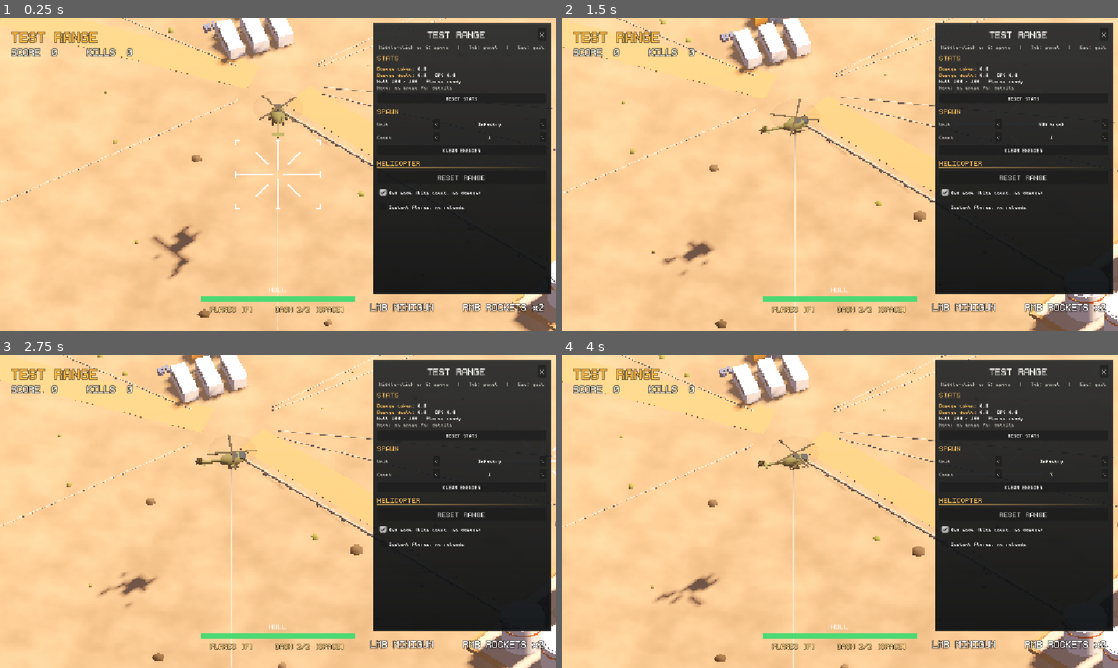
Above: before the commit, frames 1-4 (two rows, left to right).
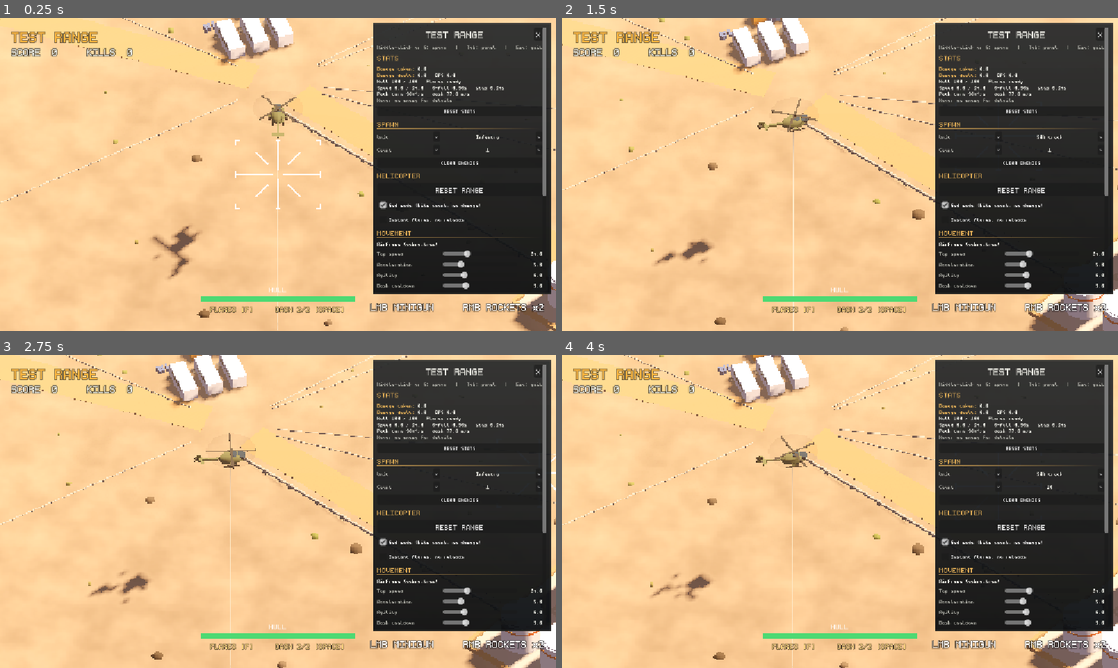
Above: after the commit, the same moments.

Repository: chronicallydev/CAS
Game: Godot game, scene res://features/test_range/test_range.tscn
Two runs of this game, one before a commit and one after it. Both use one fixed random seed, a clock stepped at 60 frames per second and the inputs below.
Inputs:
- Up to frame 1 (0.25 s): no input
- Up to frame 2 (1.5 s): click "RESET RANGE" at 0.5 s; click "<" at 1.25 s
- Up to frame 3 (2.75 s): click ">" at 2 s
- Up to frame 4 (4 s): click "<" at 2.75 s; click "<" at 3.5 s

The runs differ from the first frame. In frame 1, 3.0% of the frame differs, in the area x 67-99%, y 3-87%; in frame 2, 6.8%, in the area x 0-100%, y 0-100%; in frame 3, 6.2%; in frame 4, 6.8%.

Commit message:
Add live movement tuning sliders to the test range
- MOVEMENT section: 15 sliders for the airframe stats, handling and dash,
  applied to the helicopter live and kept across range resets
- RESET MOVEMENT restores the originals; COPY CHANGES puts the changed
  values on the clipboard, grouped by the file they belong in
- Stats show current speed, time to full speed, stopping time, path turn
  rate and dash speed

Diff:
--- a/features/test_range/test_range_context.gd
+++ b/features/test_range/test_range_context.gd
@@ -29,6 +29,11 @@
 ## Cheats, kept across rebuilds.
 var god_mode: bool = true
 var infinite_ammo: bool = false
+
+## Movement values tuned from the panel (helicopter property -> value),
+## kept across rebuilds, and what they were before any tuning.
+var movement_overrides: Dictionary = {}
+var movement_defaults: Dictionary = {}
 
 ## Stats since the last reset.
 var damage_taken_total: float = 0.0
@@ -79,6 +84,7 @@
 	mission.helicopter.damage_taken.connect(_on_damage_taken)
 	mission.guns.damage_dealt.connect(_on_damage_dealt)
 	apply_cheats()
+	apply_movement()
 	panel.refresh()
 
 
@@ -88,6 +94,37 @@
 	mission.helicopter.invulnerable = god_mode
 	mission.helicopter.infinite_flares = infinite_ammo
 	mission.guns.infinite_ammo = infinite_ammo
+
+
+# --- Movement tuning ---------------------------------------------------------
+
+## Puts the tuned movement values back on a freshly built helicopter.
+func apply_movement() -> void:
+	var heli := mission.helicopter
+	for property in movement_overrides:
+		heli.set(property, movement_overrides[property])
+	heli.dash_charges_left = mini(heli.dash_charges_left, heli.dash_charges)
+
+
+## Sets one movement value on the live helicopter, remembering the
+## original the first time it changes.
+func tune(property: String, value: float) -> void:
+	var heli := mission.helicopter
+	if not movement_defaults.has(property):
+		movement_defaults[property] = heli.get(property)
+	if heli.get(property) is int:
+		value = roundi(value)
+	movement_overrides[property] = value
+	heli.set(property, value)
+	heli.dash_charges_left = mini(heli.dash_charges_left, heli.dash_charges)
+
+
+## Undoes all tuning.
+func reset_movement() -> void:
+	for property in movement_defaults:
+		mission.helicopter.set(property, movement_defaults[property])
+	movement_overrides.clear()
+	movement_defaults.clear()
 
 
 func clear_enemies() -> void:
--- a/features/test_range/test_range_panel.gd
+++ b/features/test_range/test_range_panel.gd
@@ -6,6 +6,9 @@
 #                and DPS, and the enemy under the cursor
 #   SPAWN      - unit and count; middle-click or G drops them at the cursor
 #   HELICOPTER - reset the range, god mode, instant flares and no reloads
+#   MOVEMENT   - live sliders for the flight model and dash; kept across
+#                resets. COPY puts the changed values on the clipboard, to
+#                bake into cobra.tres / helicopter.gd.
 #
 # The X (or Tab) closes it; the PANEL button (or Tab) brings it back.
 
@@ -19,6 +22,33 @@
 var selected_unit: int = 0
 var spawn_count: int = 1
 const COUNTS := [1, 3, 5, 10]
+
+## The movement sliders: [property, label, min, max, step], grouped by
+## where the value lives. The airframe group comes from cobra.tres (the
+## mission copies it onto the helicopter); the rest are helicopter.gd exports.
+const MOVEMENT := [
+	["Airframe (cobra.tres)", [
+		["speed", "Top speed", 8.0, 60.0, 0.5],
+		["acceleration", "Acceleration", 1.0, 20.0, 0.1],
+		["turn_speed", "Agility", 1.0, 20.0, 0.1],
+		["dash_cooldown", "Dash cooldown", 0.2, 10.0, 0.1],
+	]],
+	["Handling (helicopter.gd)", [
+		["brake_ratio", "Stop time ratio", 0.1, 3.0, 0.05],
+		["path_turn_scale", "Path turn / agility", 10.0, 200.0, 1.0],
+		["reverse_angle", "Reverse angle", 60.0, 180.0, 1.0],
+		["turn_scale", "Nose turn / agility", 0.5, 10.0, 0.1],
+		["max_tilt_degrees", "Tilt", 0.0, 40.0, 0.5],
+		["thrust_lean", "Thrust lean", 0.0, 2.0, 0.05],
+	]],
+	["Dash (helicopter.gd)", [
+		["dash_distance", "Distance", 2.0, 40.0, 0.5],
+		["dash_time", "Duration", 0.05, 0.6, 0.01],
+		["dash_charges", "Charges", 1.0, 5.0, 1.0],
+		["dash_exit_speed", "Exit speed", 0.5, 2.0, 0.05],
+		["dash_carry", "Exit carry", 0.0, 1.0, 0.01],
+	]],
+]
 
 var range_context: TestRangeContext
 var panel: PanelContainer
@@ -109,6 +139,47 @@
 	return row
 
 
+# "Name  [----o----]  value". Calls `changed` with the new value; the name
+# turns gold once the value differs from `original`.
+func slider(name: String, value: float, original: float, min_value: float, max_value: float, step: float, changed: Callable) -> HBoxContainer:
+	var row := HBoxContainer.new()
+	row.add_theme_constant_override("separation", 6)
+	var name_label := label(name, 13, GOLD if not is_equal_approx(value, original) else MUTED)
+	name_label.custom_minimum_size = Vector2(130, 0)
+	row.add_child(name_label)
+
+	var bar := HSlider.new()
+	bar.min_value = min_value
+	bar.max_value = max_value
+	bar.step = step
+	bar.value = value
+	bar.focus_mode = Control.FOCUS_NONE
+	# The wheel scrolls the panel, not the value.
+	bar.scrollable = false
+	bar.size_flags_horizontal = Control.SIZE_EXPAND_FILL
+	bar.size_flags_vertical = Control.SIZE_SHRINK_CENTER
+	row.add_child(bar)
+
+	var value_label := label(format_value(value, step), 13)
+	value_label.custom_minimum_size = Vector2(46, 0)
+	value_label.horizontal_alignment = HORIZONTAL_ALIGNMENT_RIGHT
+	row.add_child(value_label)
+
+	bar.value_changed.connect(func(new_value: float) -> void:
+		value_label.text = format_value(new_value, step)
+		name_label.add_theme_color_override("font_color", GOLD if not is_equal_approx(new_value, original) else MUTED)
+		changed.call(new_value))
+	return row
+
+
+func format_value(value: float, step: float) -> String:
+	if step >= 1.0:
+		return "%d" % roundi(value)
+	if step >= 0.1:
+		return "%.1f" % value
+	return "%.2f" % value
+
+
 func clear(node: Node) -> void:
 	for child in node.get_children():
 		node.remove_child(child)
@@ -182,6 +253,7 @@
 	clear(setup_box)
 	build_spawn(setup_box)
 	build_helicopter(setup_box)
+	build_movement(setup_box)
 
 
 func build_spawn(box: VBoxContainer) -> void:
@@ -208,6 +280,56 @@
 		range_context.apply_cheats()))
 
 
+func build_movement(box: VBoxContainer) -> void:
+	box.add_child(section("MOVEMENT"))
+	var c := range_context
+	var heli := c.mission.helicopter
+	for group in MOVEMENT:
+		box.add_child(label(group[0], 15, TEXT))
+		for entry in group[1]:
+			var property: String = entry[0]
+			var value: float = heli.get(property)
+			var original: float = c.movement_defaults.get(property, value)
+			box.add_child(slider(entry[1], value, original, entry[2], entry[3], entry[4], func(new_value: float) -> void:
+				c.tune(property, new_value)))
+
+	var row := HBoxContainer.new()
+	row.add_theme_constant_override("separation", 6)
+	box.add_child(row)
+	var reset := button("RESET MOVEMENT", func() -> void:
+		c.reset_movement()
+		refresh())
+	reset.size_flags_horizontal = Control.SIZE_EXPAND_FILL
+	row.add_child(reset)
+	var copy := button("COPY CHANGES", copy_movement)
+	copy.size_flags_horizontal = Control.SIZE_EXPAND_FILL
+	row.add_child(copy)
+
+
+## Puts the tuned values on the clipboard, grouped by the file they belong
+## in, and prints them to the output too.
+func copy_movement() -> void:
+	var c := range_context
+	var lines: Array[String] = []
+	for group in MOVEMENT:
+		var changed: Array[String] = []
+		for entry in group[1]:
+			var property: String = entry[0]
+			if not c.movement_overrides.has(property):
+				continue
+			var value: float = c.movement_overrides[property]
+			var original: float = c.movement_defaults[property]
+			if is_equal_approx(value, original):
+				continue
+			changed.append("%s = %s   # was %s" % [property, format_value(value, entry[4]), format_value(original, entry[4])])
+		if not changed.is_empty():
+			lines.append("# " + group[0])
+			lines.append_array(changed)
+	var text := "\n".join(lines) if not lines.is_empty() else "# No movement changes"
+	DisplayServer.clipboard_set(text)
+	print(text)
+
+
 func update_stats() -> void:
 	var c := range_context
 	var lines: Array[String] = []
@@ -221,6 +343,11 @@
 	var heli := c.mission.helicopter
 	var flares := "ready" if heli.flare_cooldown_left <= 0.0 else "%.1fs" % heli.flare_cooldown_left
 	lines.append("Hull %d / %d   Flares %s" % [heli.health, heli.max_health, flares])
+	# What the movement numbers add up to.
+	var spool := heli.speed / maxf(heli.get_acceleration_rate(), 0.01)
+	var stop := heli.speed / maxf(heli.get_brake_rate(), 0.01)
+	lines.append("Speed %.1f / %.1f   0-full %.2fs   stop %.2fs" % [heli.velocity.length(), heli.speed, spool, stop])
+	lines.append("Path turn %d°/s   dash %.1f m/s" % [roundi(heli.turn_speed * heli.path_turn_scale), heli.dash_distance / maxf(heli.dash_time, 0.01)])
 
 	var enemy := c.enemy_under_cursor()
 	if enemy == null:
